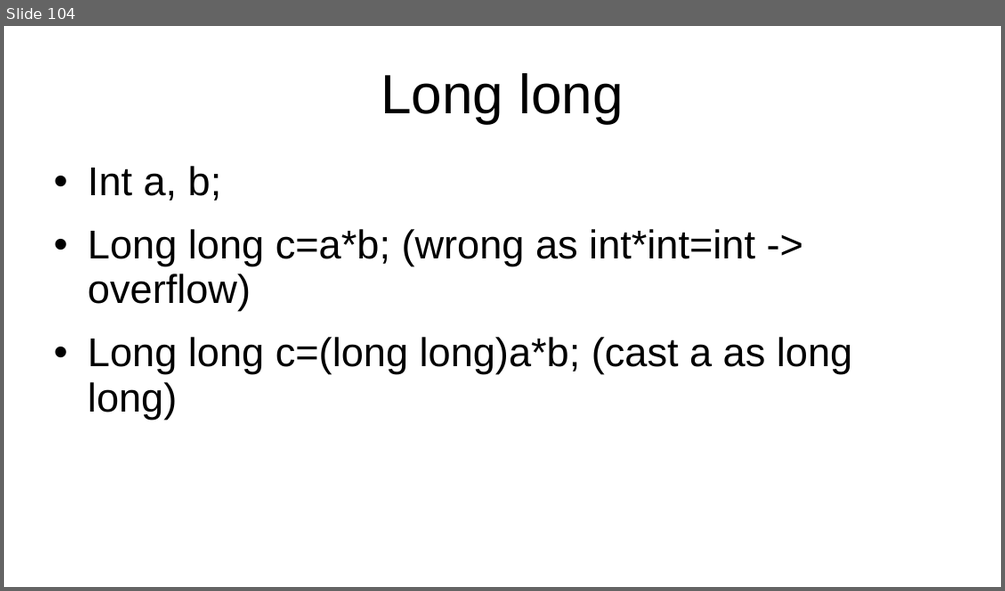
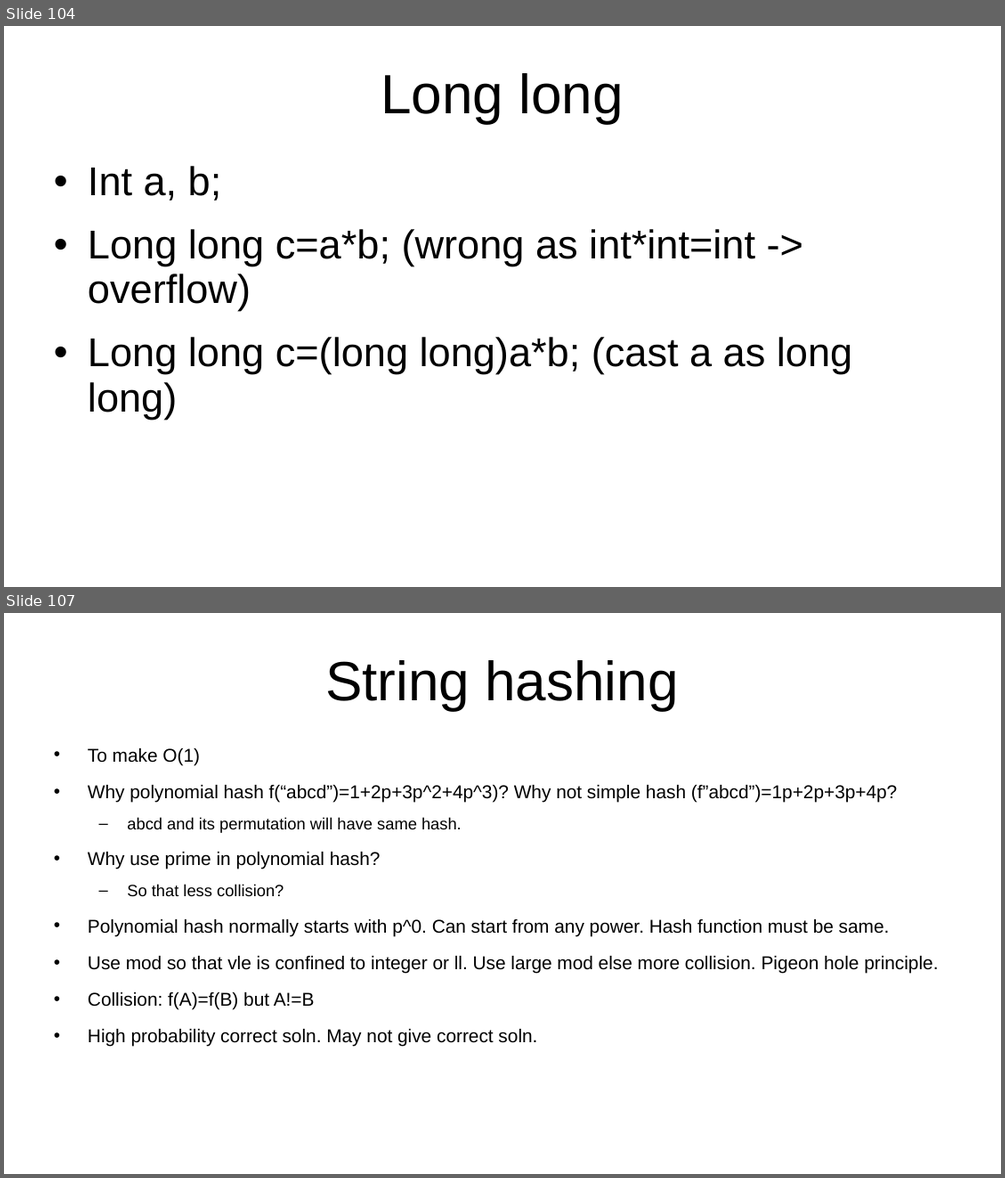
Before and after one commit to kindaichinisan/CompetitiveProgramming, a slide deck: MyCode/competitive_programming.ppt. Shown one above the other, each under a label of ours: slide 104 before the commit, slides 104 and 107 after it; the slides between them are not shown. The pictures are 1005x591 and 1005x1178 pixels, drawn with LibreOffice and Linux fonts; fonts in the diff are those of the drawing. Boxes give left, top, right and bottom in pixels: in the first picture for what was removed or moved away, otherwise in the second. Text is boxed around its words. In the diff, an @@ line names an element or a change of style, - is before the commit and + after.

```diff
--- a/MyCode/competitive_programming.ppt
+++ b/MyCode/competitive_programming.ppt
@@ slide 107 added at bbox=[4, 613, 1001, 1174], background #FFFFFF @@
@@ title added at bbox=[325, 660, 678, 710], 44 pt, text #000000 @@
+String hashing
@@ text added at bbox=[88, 748, 938, 1046], 14.8 pt, text #000000 @@
+• To make O(1)
+• Why polynomial hash f(“abcd”)=1+2p+3p^2+4p^3)? Why not simple hash (f”abcd”)=1p+2p+3p+4p?
+  – abcd and its permutation will have same hash.
+• Why use prime in polynomial hash?
+  – So that less collision?
+• Polynomial hash normally starts with p^0. Can start from any power. Hash function must be same.
+• Use mod so that vle is confined to integer or ll. Use large mod else more collision. Pigeon hole principle.
+• Collision: f(A)=f(B) but A!=B
+• High probability correct soln. May not give correct soln.
```
Also in this commit, not shown: 5 other slides added, 2 other files.
